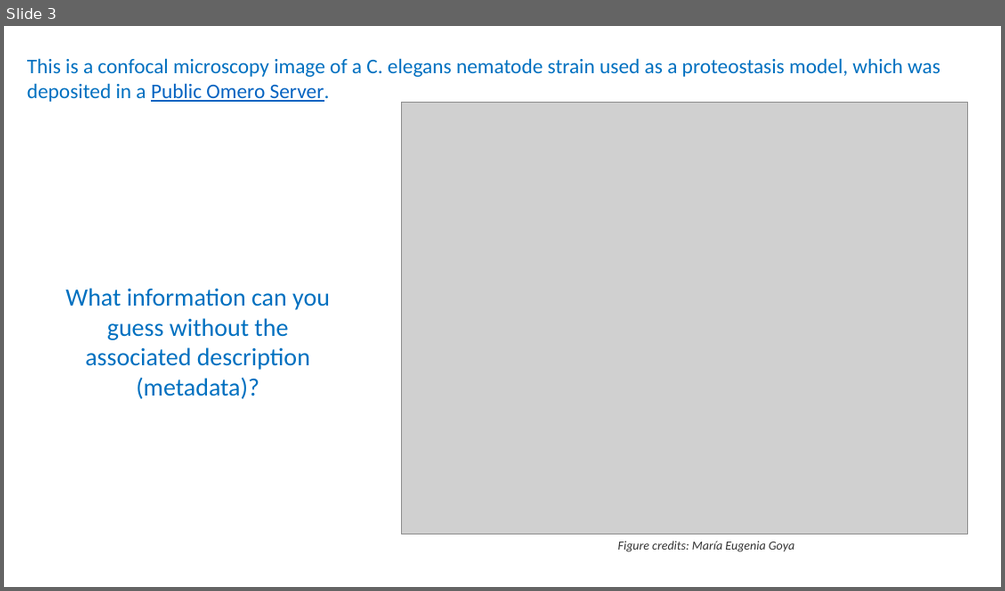
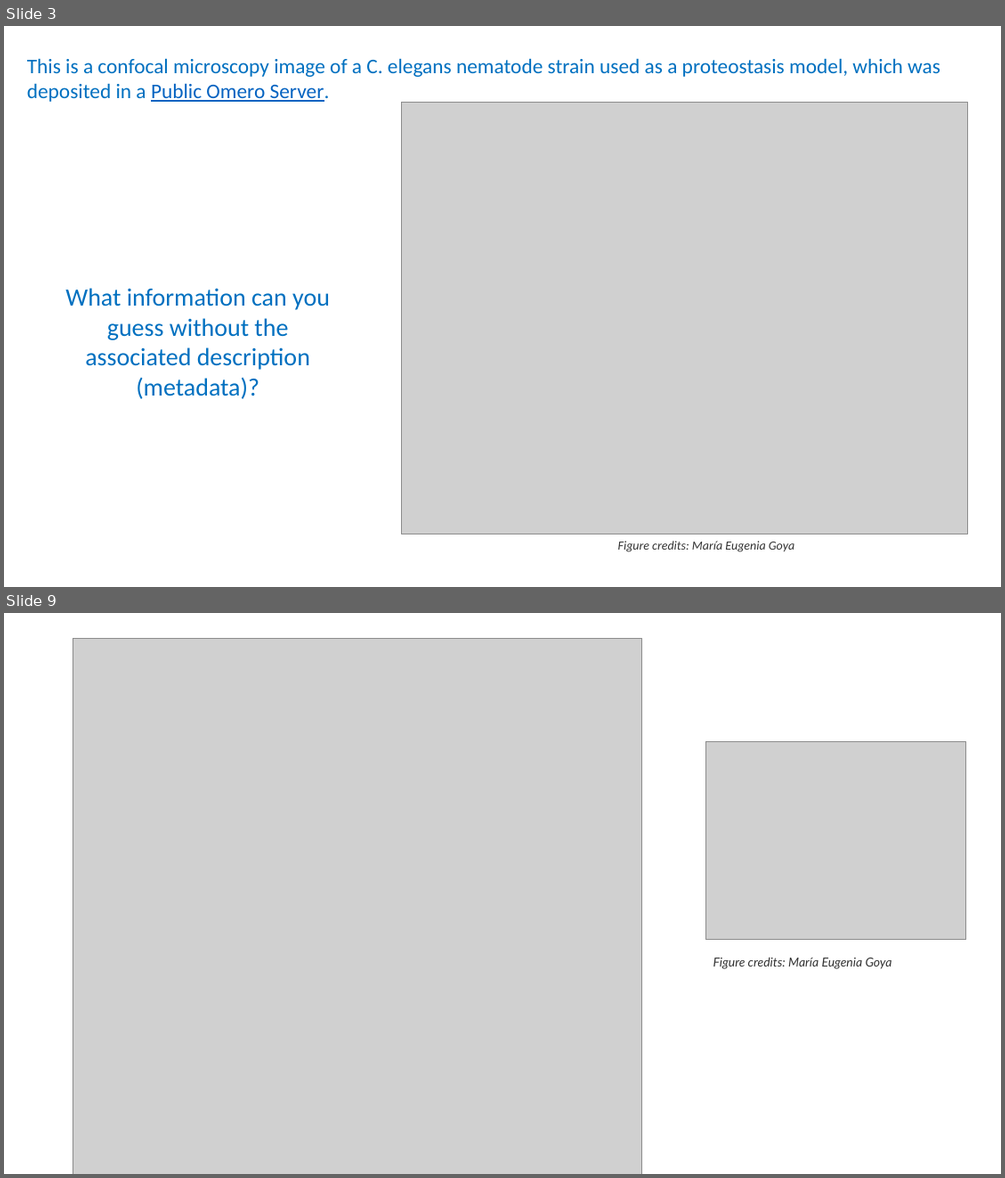
Before and after one commit to tobyhodges/solid-waddle, a slide deck: instructors/04-intro-to-metadata_v2.0.pptx. Shown one above the other, each under a label of ours: slide 3 before the commit, slides 3 and 9 after it; the slides between them are not shown. The pictures are 1005x591 and 1005x1178 pixels, drawn with LibreOffice and Linux fonts; fonts in the diff are those of the drawing; grey boxes stand for pictures; background and template pictures are left out. Boxes give left, top, right and bottom in pixels: in the first picture for what was removed or moved away, otherwise in the second. Text is boxed around its words. In the diff, an @@ line names an element or a change of style, - is before the commit and + after.

```diff
--- a/instructors/04-intro-to-metadata_v2.0.pptx
+++ b/instructors/04-intro-to-metadata_v2.0.pptx
@@ slide 9 added at box(4, 613, 1001, 1174), background #FFFFFF @@
@@ picture added at box(73, 639, 643, 1174) @@
@@ picture added at box(705, 742, 966, 940) @@
@@ text added at box(713, 957, 892, 969), 12 pt, text #333333, italic @@
+Figure credits: María Eugenia Goya
```
Also in this commit, not shown: 2 slides changed, 4 other slides added, 1 other file.
